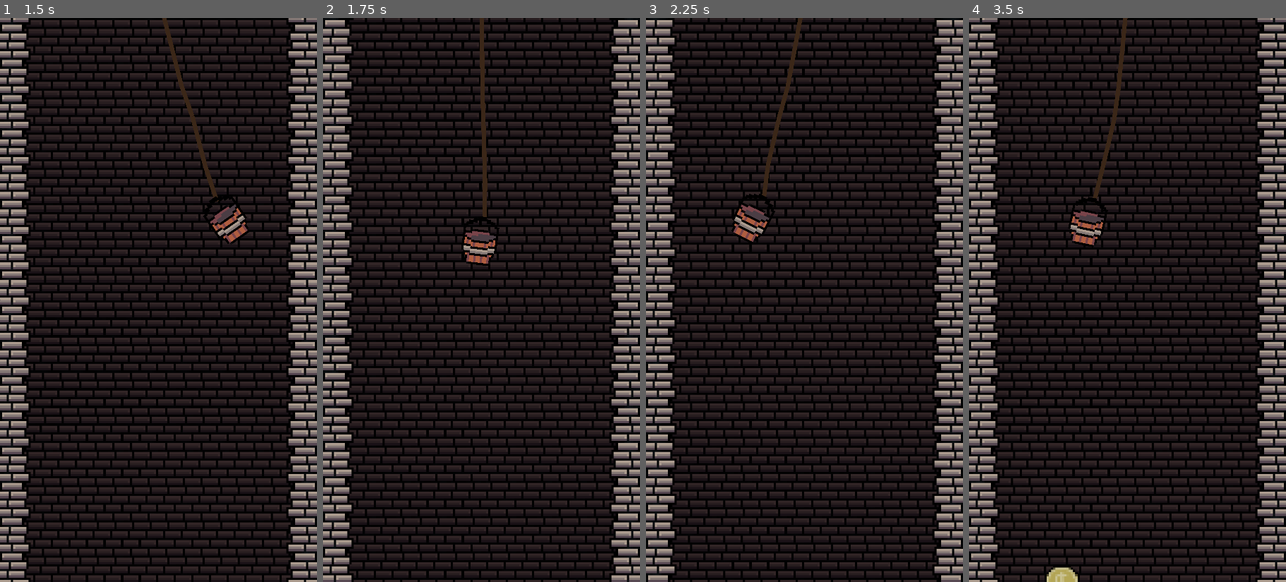
Above: before the commit, frames 1-4 (left to right).
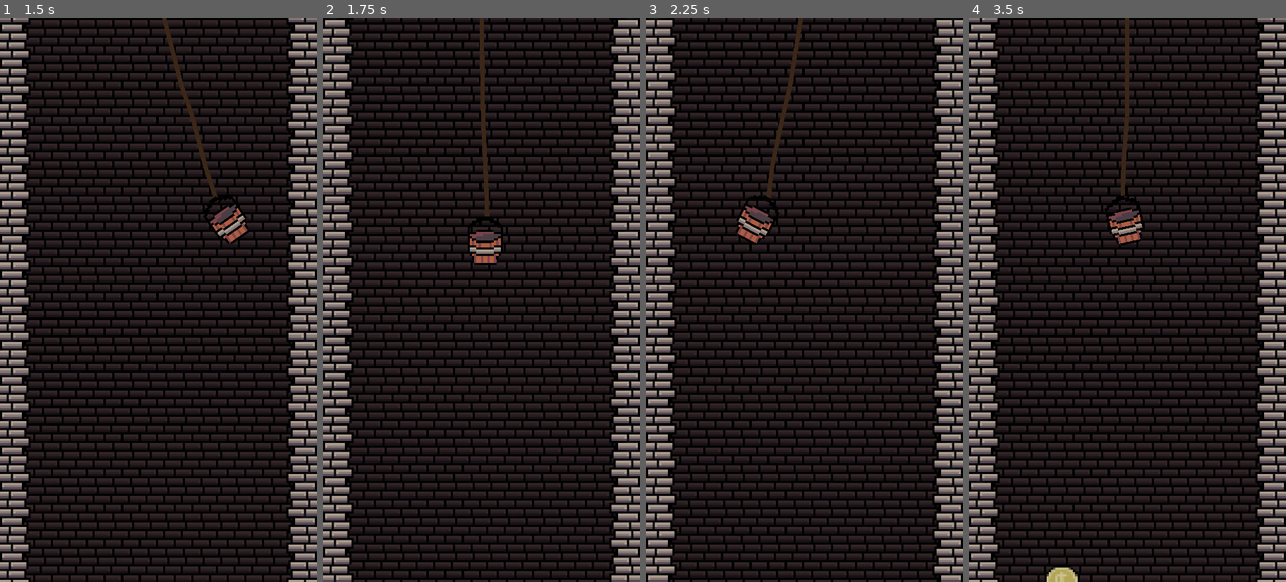
Above: after the commit, the same moments.

Repository: AdrienPiechocki/LudumDareAvril2025
Game: Godot game, scene res://Scenes/Game.tscn
The game is run twice, just before and just after one commit, with the same random seed, the same clock (stepped at 60 frames per second) and the same inputs.
Inputs:
- Up to frame 1 (1.5 s): hold Right (ui_right) 0.53-1.28 s; hold Down (ui_down) from 1.28 s (still down)
- Up to frame 2 (1.75 s): keep holding Down (ui_down)
- Up to frame 3 (2.25 s): release Down (ui_down) at 2.03 s; hold Right (ui_right) from 2.03 s (still down)
- Up to frame 4 (3.5 s): release Right (ui_right) at 2.78 s; hold Up (ui_up) from 2.78 s (still down)

Frame 1 is identical in both runs. In frame 2, 0.5% of the frame differs, in the area x 43-57%, y 8-44%; in frame 3, 0.8%; in frame 4, 1.6%, in the area x 31-55%, y 0-41%.

Commit message:
player max velocity

Diff:
--- a/Prefabs/Player.tscn
+++ b/Prefabs/Player.tscn
@@ -74,7 +74,6 @@
 contact_monitor = true
 max_contacts_reported = 256
 script = ExtResource("1_x3d5u")
-acceleration = 40000
 
 [node name="Marker2D4" type="Marker2D" parent="Bucket"]
 position = Vector2(0, -4)
--- a/Scripts/PlayerController.gd
+++ b/Scripts/PlayerController.gd
@@ -1,16 +1,19 @@
 extends RigidBody2D
 
-@export var acceleration:int = 150
+@export var acceleration:int = 40000
 @export var axis:Vector2 = Vector2.ZERO
 @export var coins:int = 0
+var flag:bool = true
 
 func _physics_process(delta: float) -> void:
 	var aBodies : Array[Node2D] = get_colliding_bodies()
 
 	if aBodies.size() > 0 :
 		for bodyNode2D : Node2D in aBodies :
-			if bodyNode2D.is_in_group("Wall"):
-				$WallHit.play();
+			if bodyNode2D.is_in_group("Wall") && flag:
+				cooldown()
+				coins -= 1
+				$WallHit.play()
 
 	move(delta)
 
@@ -18,7 +21,18 @@
 		coins = 0
 	mass = 1 + coins
 
-func get_input_axis():
+	if abs(linear_velocity.x) > 125:
+		if linear_velocity.x > 0:
+			linear_velocity.x = 125
+		else:
+			linear_velocity.x = -125
+
+func cooldown():
+	flag = false
+	await get_tree().create_timer(0.5).timeout
+	flag = true
+
+func get_input_axis() -> Vector2:
 	axis.x = int(Input.is_action_pressed("ui_right")) - int(Input.is_action_pressed("ui_left"))
 	axis.y = int(Input.is_action_pressed("ui_down")) - int(Input.is_action_pressed("ui_up"))
 	return axis.normalized()
